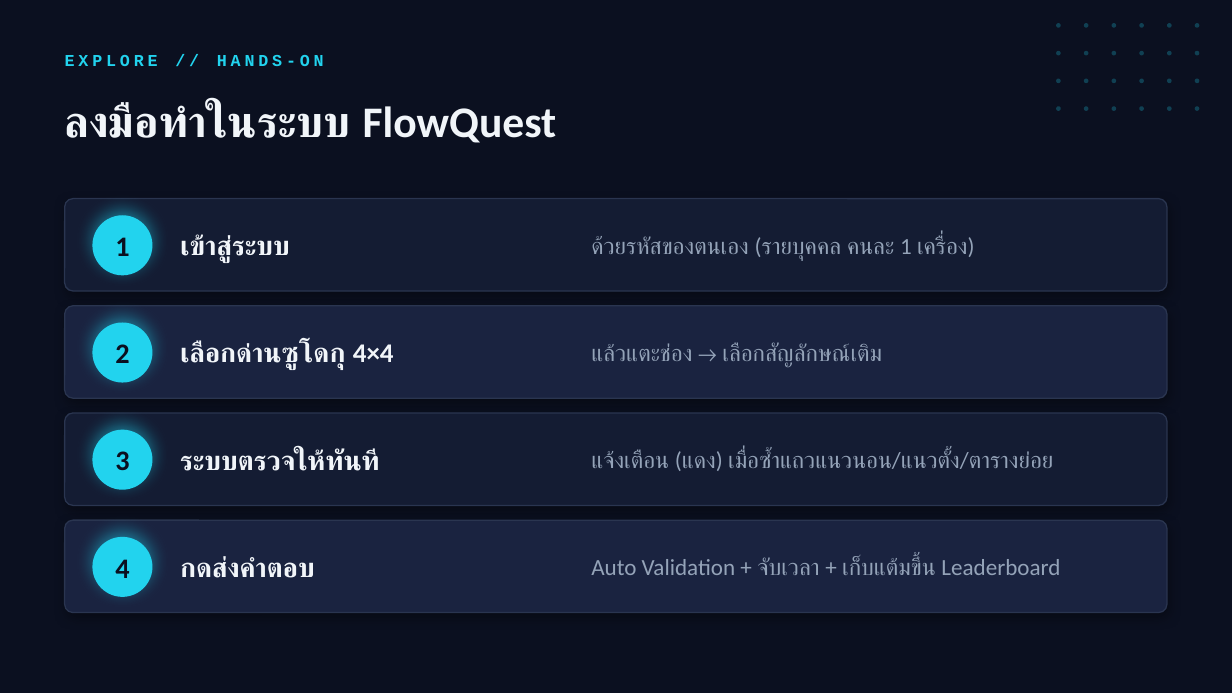
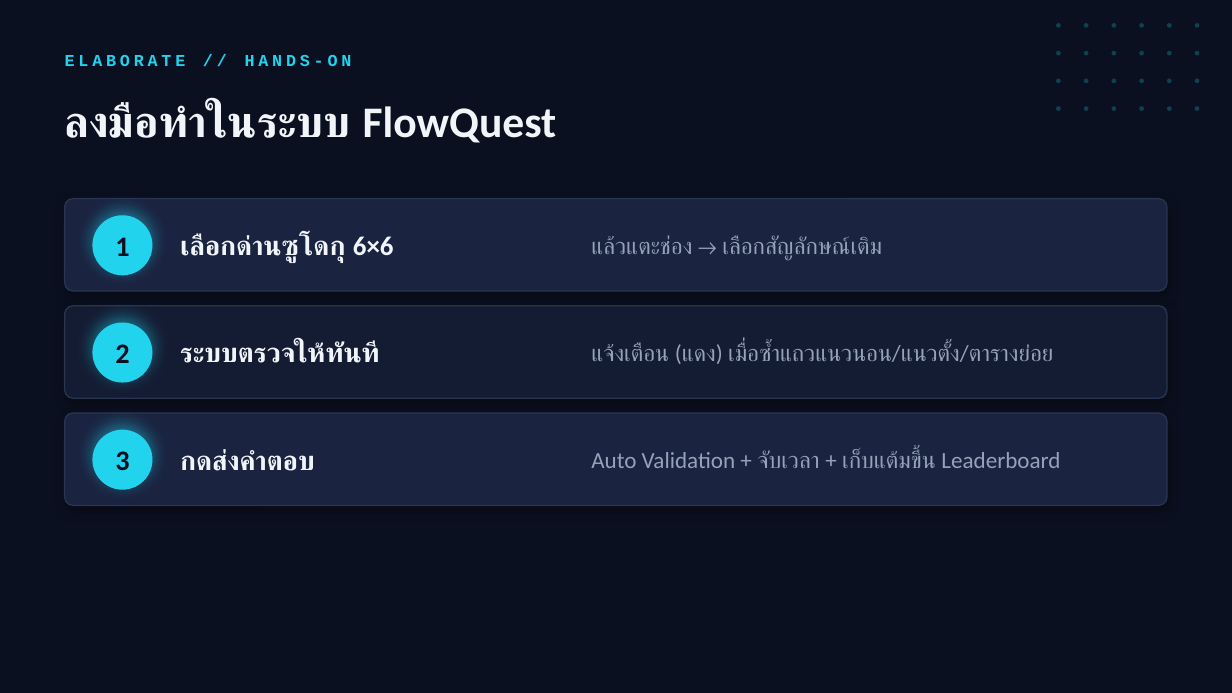
Before and after one commit to keecpe10/FlowQuest, a slide deck: slide 8 of สไลด์สอน_ซูโดกุ_ป5.pptx (slide 7 before the commit). Drawn at 1232x693 pixels with LibreOffice and Linux fonts; fonts in the diff are those of the drawing. Boxes give left, top, right and bottom in pixels: in the first picture for what was removed or moved away, otherwise in the second. Text is boxed around its words. In the diff, an @@ line names an element or a change of style, - is before the commit and + after.

```diff
--- a/สไลด์สอน_ซูโดกุ_ป5.pptx
+++ b/สไลด์สอน_ซูโดกุ_ป5.pptx
@@ text at box(65, 55, 352, 66): text changed @@
-EXPLORE // HANDS-ON
+ELABORATE // HANDS-ON
@@ rounded rectangle removed at box(65, 199, 1167, 291) @@
@@ text "แล้วแตะช่อง → เลือกสัญลักษณ์เติม": place and size @@
-text "แล้วแตะช่อง → เลือกสัญลักษณ์เติม" at box(591, 342, 882, 367)
+text "แล้วแตะช่อง → เลือกสัญลักษณ์เติม" at box(591, 235, 882, 260)
@@ text at box(180, 234, 394, 262): text changed @@
-เลือกด่านซูโดกุ 4×4
+เลือกด่านซูโดกุ 6×6
@@ text removed at box(180, 234, 290, 262) @@
-เข้าสู่ระบบ
@@ text removed at box(591, 235, 975, 261) @@
-ด้วยรหัสของตนเอง (รายบุคคล คนละ 1 เครื่อง)
@@ 4 texts, 3 rounded rectangles: place and size @@
-4 texts, 3 rounded rectangles at box(65, 306, 1167, 613)
+4 texts, 3 rounded rectangles at box(65, 199, 1167, 506)
@@ ellipse removed at box(92, 537, 152, 597) @@
@@ text removed at box(115, 559, 129, 578) @@
-4
```
Also in this commit, not shown: 3 other slides changed, 2 slides added, 48 other files.
